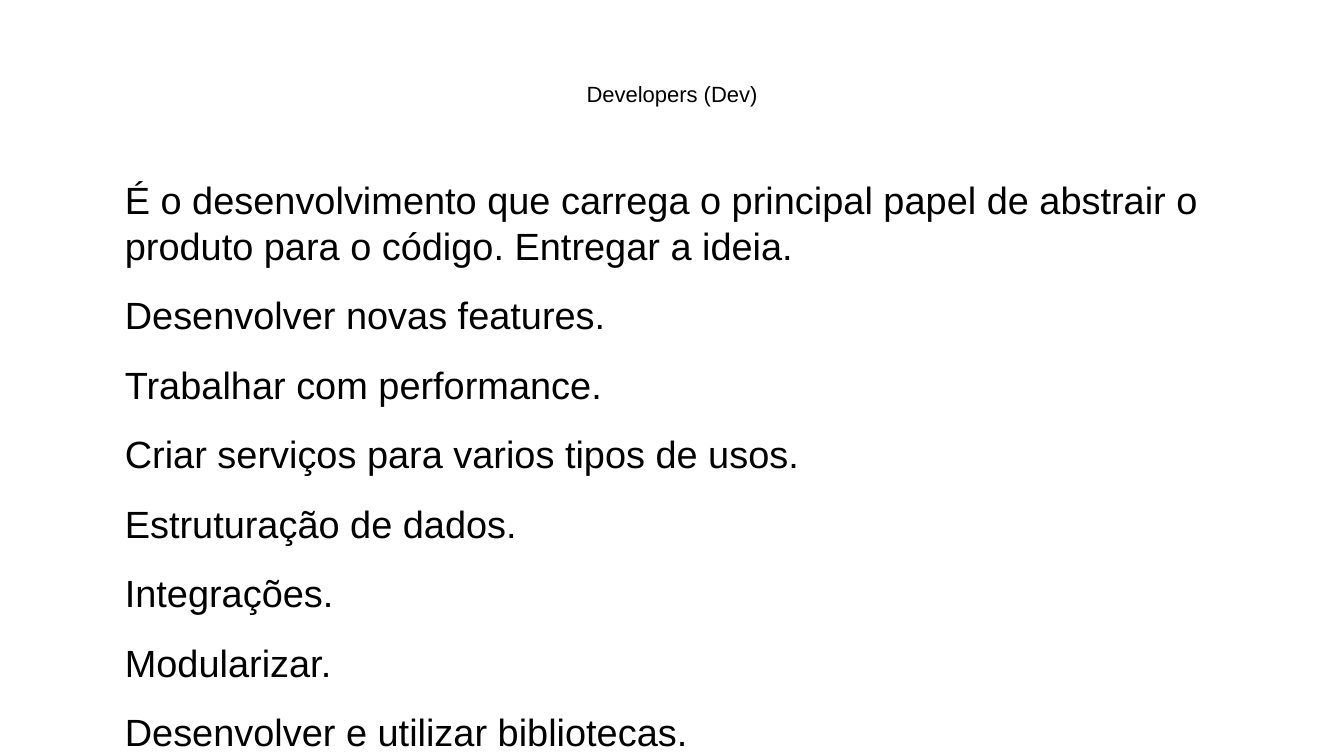
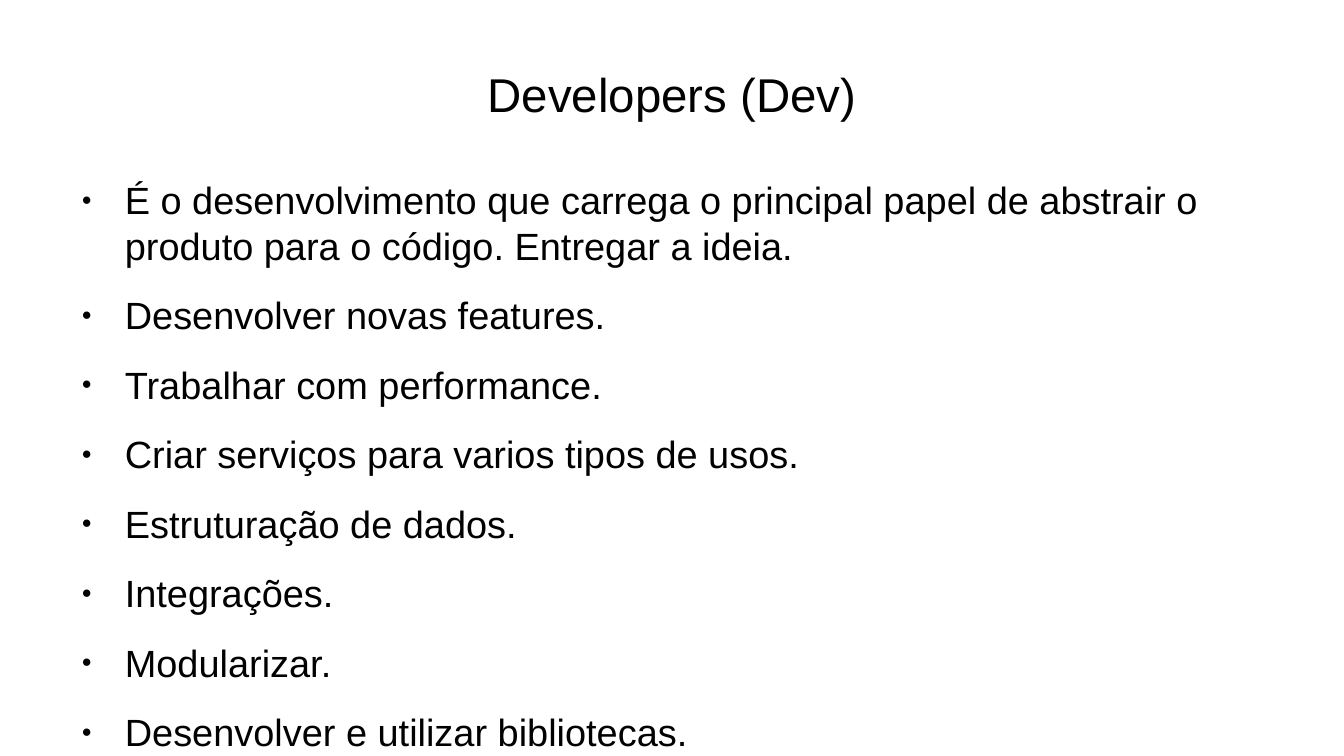
Before and after one commit to ramonesc3po/workshop-devops, a slide deck: slide 4 of workshop_devops.odp. Drawn at 1344x756 pixels with LibreOffice and Linux fonts; fonts in the diff are those of the drawing. Boxes give left, top, right and bottom in pixels: in the first picture for what was removed or moved away, otherwise in the second. Text is boxed around its words. In the diff, an @@ line names an element or a change of style, - is before the commit and + after.

```diff
--- a/workshop_devops.odp
+++ b/workshop_devops.odp
@@ title "Developers (Dev)" at bbox=[488, 77, 856, 121]: size 13 to 28 pt @@
@@ text "É o desenvolvimento que carrega ..." at bbox=[125, 184, 1197, 747]: bullet none to ● @@
```
Also in this commit, not shown: 5 other slides changed, 11 slides added, 4 slides removed.
